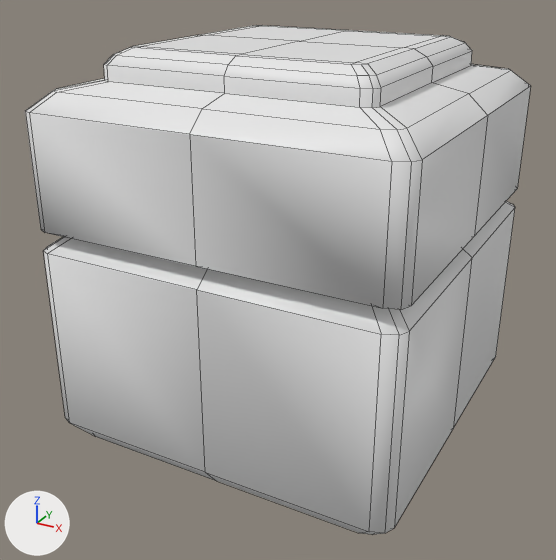
What one commit did to the FBX model Assets/Art/em/assets/crate.fbx.
Camera for both pictures: a 50 mm camera at (1.5, -7.85, 2.07) aimed at (-0.04, -5.06, 0.68). The lights are fixed; the arrows at lower left show +X, +Y and +Z. Mesh edges are drawn as thin lines. Where no turn or scale is listed for an object, it has been applied to the vertices.

The first picture shows 'bo.crate DONE'.
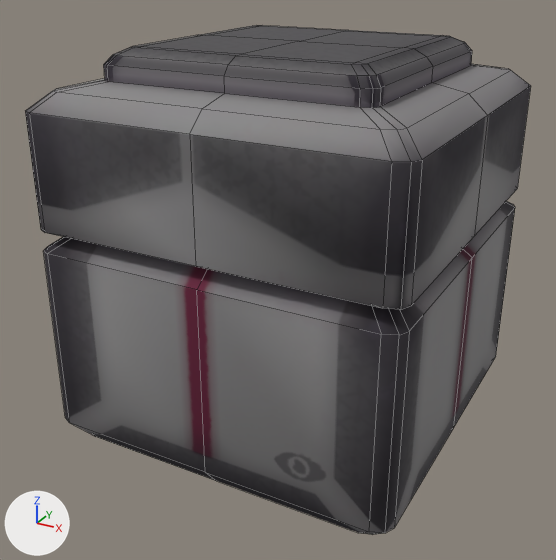
The newer file is also rescaled (x0.424), turned or shifted as a whole; pictures and numbers use the older file's frame.

Where the change shows, as pixel boxes (x1, y1, x2, y2) in the pictures (556 x 560 px):
'bo.crate DONE', recoloured: (25, 25, 531, 534) in both

The change, as a list of edits to the scene's bpy script:
```text
Add img_t_crate_defaultmaterial_basemap_png:
    img_t_crate_defaultmaterial_basemap_png = load_image('T_crate_DefaultMaterial_BaseMap.png', '../textures/T_crate_DefaultMaterial_BaseMap.png', 2048, 2048, 'sRGB')
Add mat_material_007:
    mat_material_007 = principled_material('Material.007')
    mat_material_007.texture = img_t_crate_defaultmaterial_basemap_png
    mat_material_007.metallic = 0.367
    mat_material_007.roughness = 0.839
Change me_cube_003:
    where me_cube_003.from_pydata(...)  # 194 vertices, 192 faces; spans x -0.79..0.79, y -0.79..0.79, z 0.0..1.7
    add me_cube_003.materials.append(mat_material_007)  # picture img_t_crate_defaultmaterial_basemap_png
```
